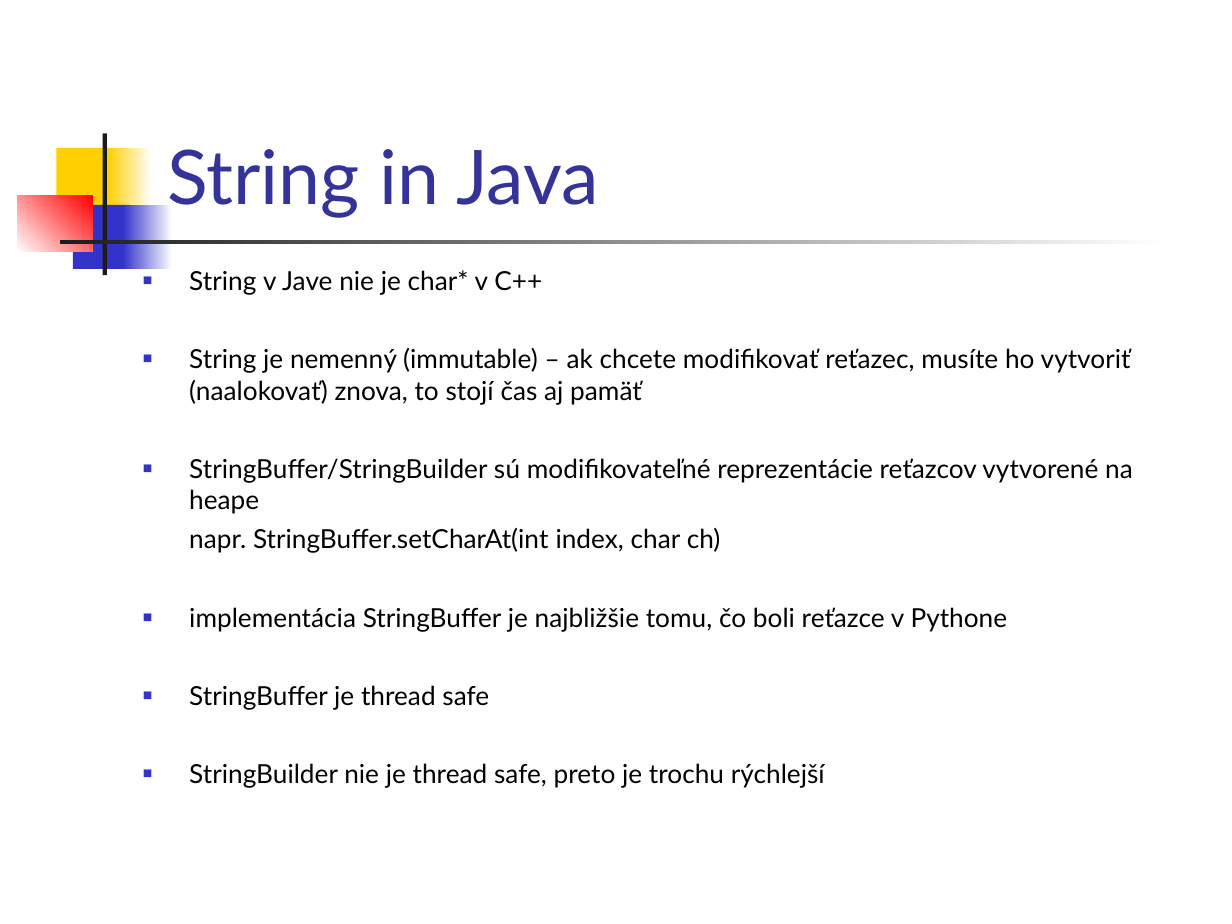
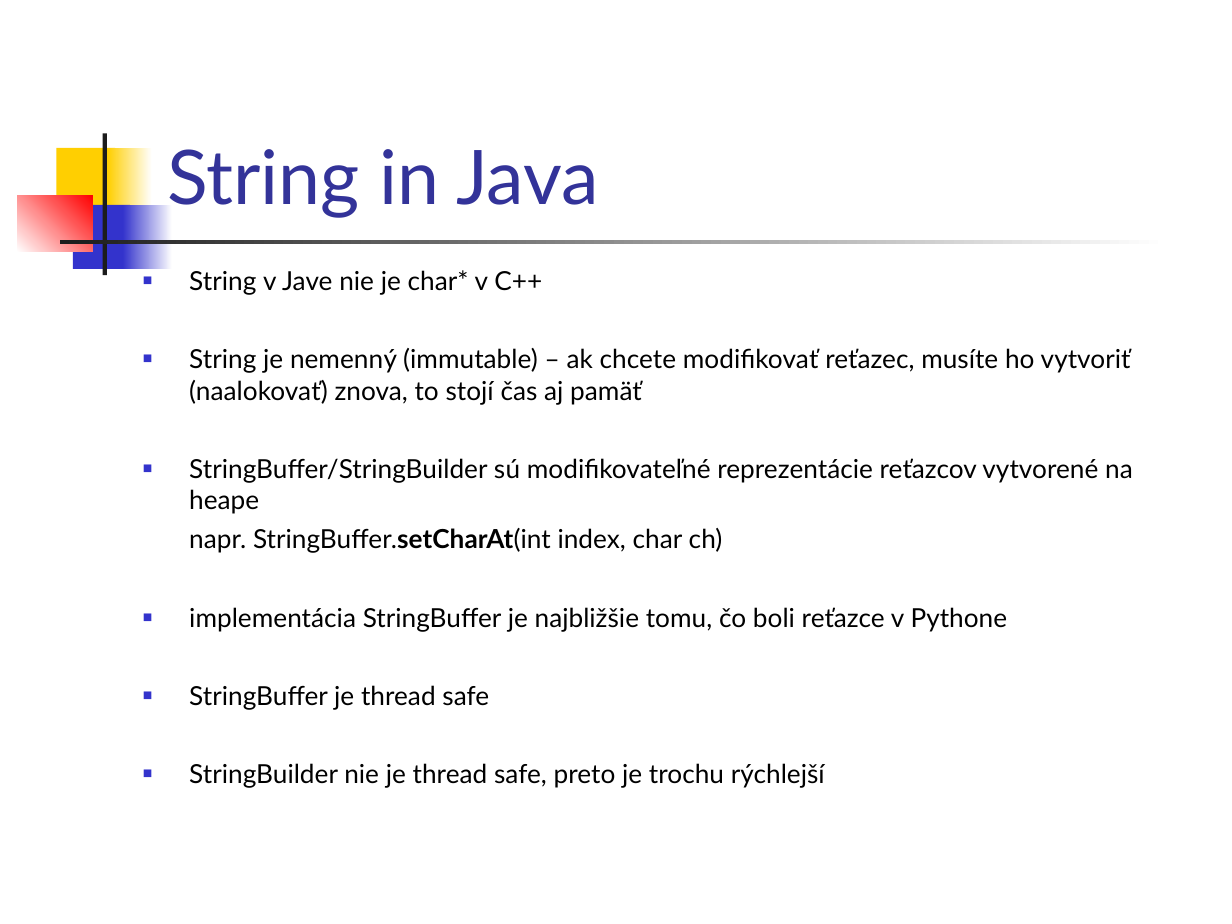
Before and after one commit to Programovanie4/Prednasky, a slide deck: slide 30 of 02/02_java.ppt. Drawn at 1232x924 pixels with LibreOffice and Linux fonts; fonts in the diff are those of the drawing. Boxes give left, top, right and bottom in pixels: in the first picture for what was removed or moved away, otherwise in the second. Text is boxed around its words. In the diff, an @@ line names an element or a change of style, - is before the commit and + after.

```diff
--- a/02/02_java.ppt
+++ b/02/02_java.ppt
@@ text at (189,528,723,553): bold on in "StringBuffer.setCharAt(int" @@
```
Also in this commit, not shown: 7 other slides changed, 1 other file.
